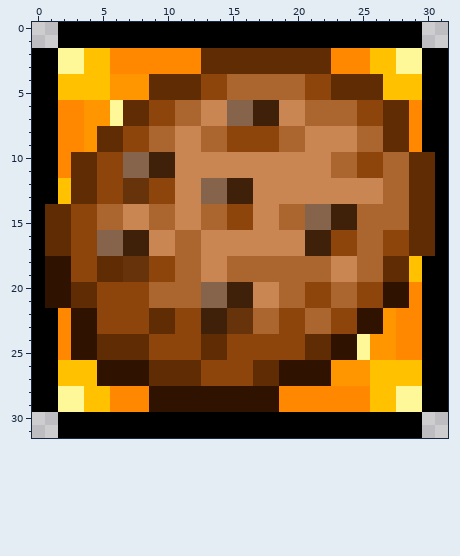
Two versions of one pixel-art sprite, Sources/Modules/FoodModule/Buffs/VanillaFoodBuffs/ChocolateChipCookieBuff.png. Above: the version before the commit.
The file is 32x32 pixels.
And afterwards:
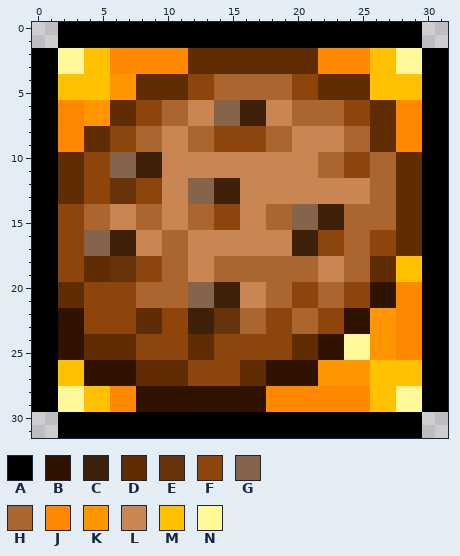
Palette (. is transparent): A #000000  B #301201  C #3f2009  D #602c04  E #67330a  F #8e450b  G #86644b  H #ab6630  J #ff8800  K #ff9600  L #c98653  M #ffc100  N #fff899
Diff:
y 2..3: x 12 J -> D; x 22 D -> J
y 4..5: x 8 K -> D; x 12 D -> F; x 14 F -> H; x 20 H -> F; x 22 F -> D; x 26 D -> M
y 6..7: x 6 N -> D; x 8 D -> F; x 10 F -> H; x 12 H -> L; x 14 L -> G; x 16 G -> C; x 18 C -> L; x 20 L -> H; x 24 H -> F; x 26 F -> D; x 28 D -> J
y 8..9: x 4 K -> D; x 6 D -> F; x 8 F -> H; x 10 H -> L; x 12 L -> H; x 14 H -> F; x 18 F -> H; x 20 H -> L; x 24 L -> H; x 26 H -> D; x 28 D -> J
y 10..11: x 2 J -> D; x 4 D -> F; x 6 F -> G; x 8 G -> C; x 10 C -> L; x 22 L -> H; x 24 H -> F; x 26 F -> H; x 28 H -> D; x 30 D -> A
y 12..13: x 2 M -> D; x 4 D -> F; x 6 F -> E; x 8 E -> F; x 10 F -> L; x 12 L -> G; x 14 G -> C; x 16 C -> L; x 26 L -> H; x 28 H -> D; x 30 D -> A
y 14..15: x 1..2 DD -> AF; x 4 F -> H; x 6 H -> L; x 8 L -> H; x 10 H -> L; x 12 L -> H; x 14 H -> F; x 16 F -> L; x 18 L -> H; x 20 H -> G; x 22 G -> C; x 24 C -> H; x 28 H -> D; x 30 D -> A
y 16..17: x 1..2 DD -> AF; x 4 F -> G; x 6 G -> C; x 8 C -> L; x 10 L -> H; x 12 H -> L; x 20 L -> C; x 22 C -> F; x 24 F -> H; x 26 H -> F; x 28 F -> D; x 30 D -> A
y 18..19: x 1..2 BB -> AF; x 4 F -> D; x 6 D -> E; x 8 E -> F; x 10 F -> H; x 12 H -> L; x 14 L -> H; x 22 H -> L; x 24 L -> H; x 26 H -> D; x 28 D -> M
y 20..21: x 1..2 BB -> AD; x 4 D -> F; x 8 F -> H; x 12 H -> G; x 14 G -> C; x 16 C -> L; x 18 L -> H; x 20 H -> F; x 22 F -> H; x 24 H -> F; x 26 F -> B; x 28 B -> J
y 22..23: x 2 J -> B; x 4 B -> F; x 8 F -> D; x 10 D -> F; x 12 F -> C; x 14 C -> E; x 16 E -> H; x 18 H -> F; x 20 F -> H; x 22 H -> F; x 24 F -> B; x 26 B -> K
y 24..25: x 2 J -> B; x 4 B -> D; x 8 D -> F; x 12 F -> D; x 14 D -> F; x 20 F -> D; x 22 D -> B; x 24 B -> N
y 26..27: x 4 M -> B; x 8 B -> D; x 12 D -> F; x 16 F -> D; x 18 D -> B; x 22 B -> K
y 28..29: x 8 J -> B; x 18 B -> J
